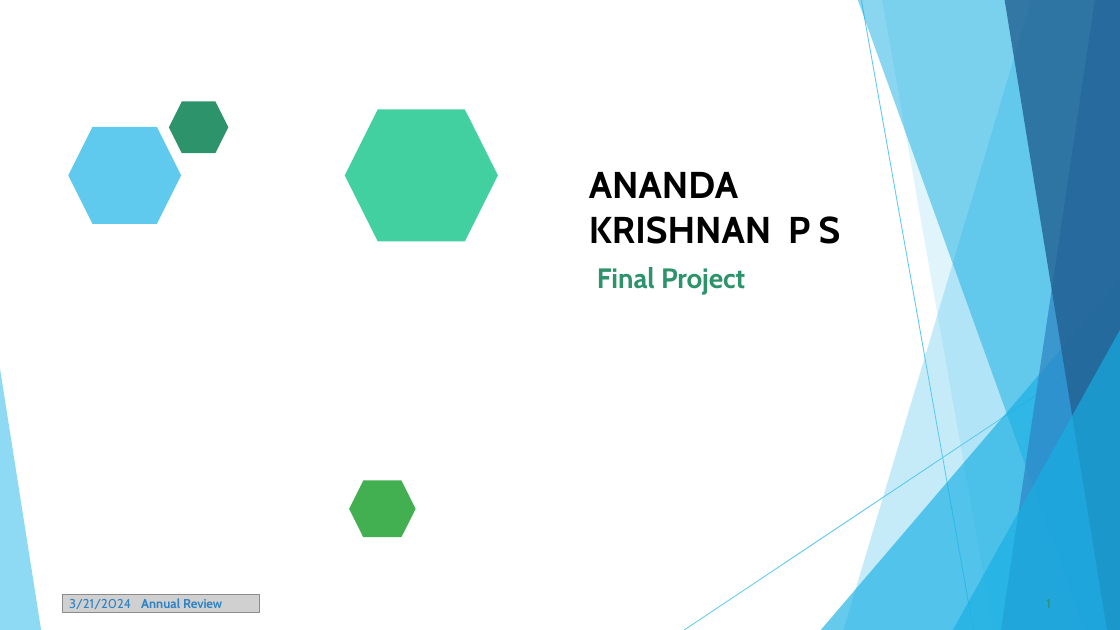
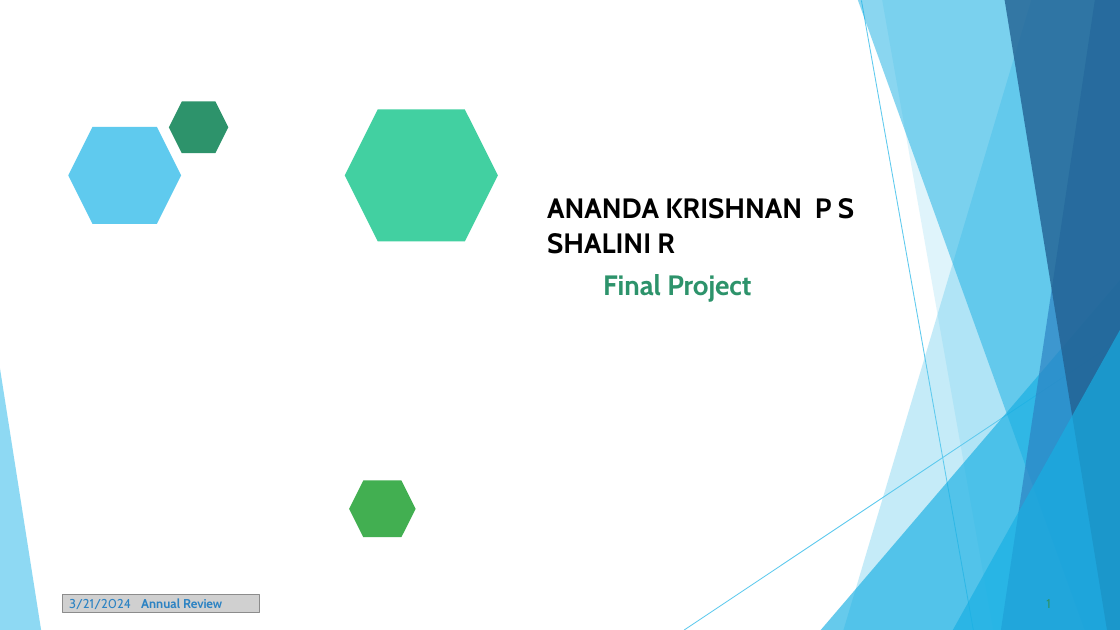
Before and after one commit to AnandaKrishnan-ps/NAAN-MUDHALVAN, a slide deck: slide 1 of Gen-AI.pptx. Drawn at 1120x630 pixels with LibreOffice and Linux fonts; fonts in the diff are those of the drawing; grey boxes stand for pictures. Boxes give left, top, right and bottom in pixels: in the first picture for what was removed or moved away, otherwise in the second. Text is boxed around its words. In the diff, an @@ line names an element or a change of style, - is before the commit and + after.

```diff
--- a/Gen-AI.pptx
+++ b/Gen-AI.pptx
@@ text "ANANDA KRISHNAN P S": place and size @@
-text "ANANDA KRISHNAN P S" at bbox=[589, 172, 841, 244]
+text "ANANDA KRISHNAN P S" at bbox=[547, 198, 854, 254]
@@ text at bbox=[547, 198, 854, 219]: size 32 to 24 pt in "ANANDA KRISHNAN P S" @@
@@ text at bbox=[547, 233, 675, 254]: paragraph added @@
+SHALINI R
@@ text "Final Project": place and size @@
-text "Final Project" at bbox=[597, 267, 745, 294]
+text "Final Project" at bbox=[603, 274, 751, 301]
```
